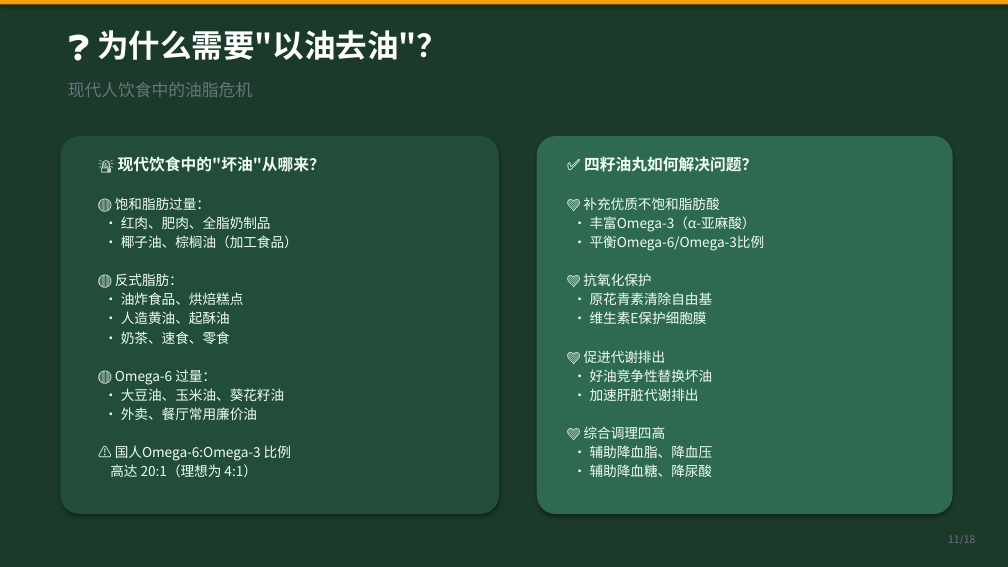
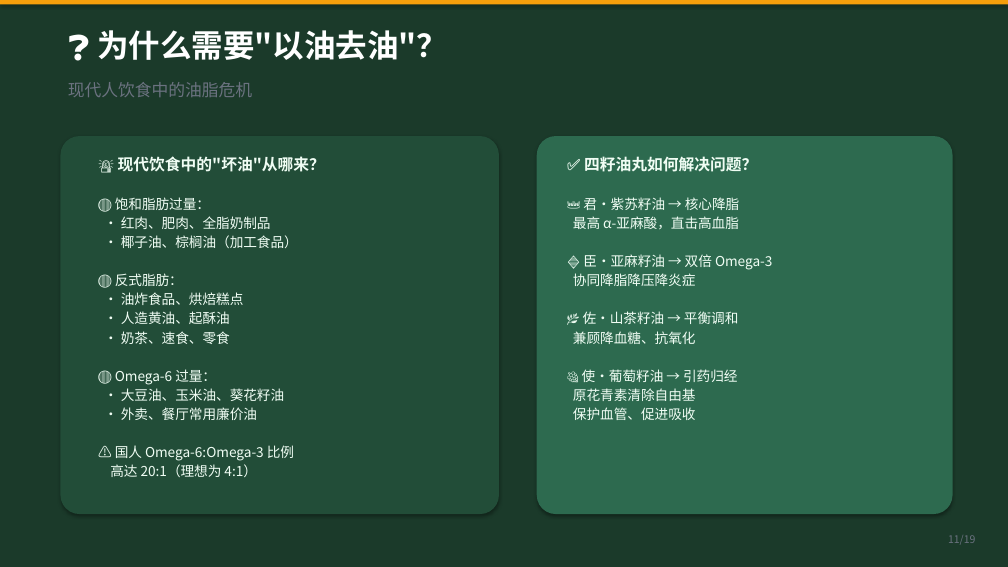
Before and after one commit to unclefrankie422/boyboy-manager, a slide deck: slide 11 of why-four-seed-oil.pptx. Drawn at 1008x567 pixels with LibreOffice and Linux fonts; fonts in the diff are those of the drawing. Boxes give left, top, right and bottom in pixels: in the first picture for what was removed or moved away, otherwise in the second. Text is boxed around its words. In the diff, an @@ line names an element or a change of style, - is before the commit and + after.

Commit message:
四籽油丸PPT v2：按君臣佐使配伍理论重新排列四种油顺序（君紫苏·臣亚麻·佐山茶·使葡萄），新增配伍理论专页，19页

```diff
--- a/why-four-seed-oil.pptx
+++ b/why-four-seed-oil.pptx
@@ text at [573,197,773,420]: text changed @@
-💚 补充优质不饱和脂肪酸
-• 丰富Omega-3（α-亚麻酸）
-• 平衡Omega-6/Omega-3比例
-💚 抗氧化保护
-• 原花青素清除自由基
-• 维生素E保护细胞膜
-💚 促进代谢排出
-• 好油竞争性替换坏油
-• 加速肝脏代谢排出
-💚 综合调理四高
-• 辅助降血脂、降血压
-• 辅助降血糖、降尿酸
+👑 君·紫苏籽油 → 核心降脂
+最高 α-亚麻酸，直击高血脂
+🔷 臣·亚麻籽油 → 双倍 Omega-3
+协同降脂降压降炎症
+🌿 佐·山茶籽油 → 平衡调和
+兼顾降血糖、抗氧化
+🍇 使·葡萄籽油 → 引药归经
+原花青素清除自由基
+保护血管、促进吸收
@@ text at [115,445,294,461]: spaces changed @@
-⚠️ 国人Omega-6:Omega-3 比例
+⚠️ 国人 Omega-6:Omega-3 比例
```
Also in this commit, not shown: 16 other slides changed, 2 slides added, 1 slide removed, 1 other file.
